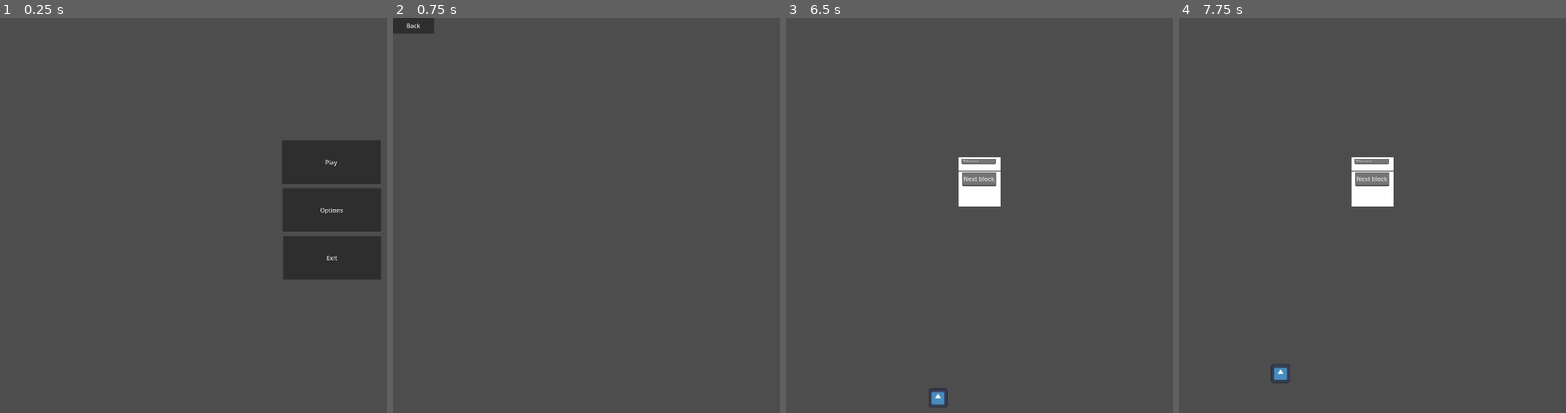
Above: before the commit, frames 1-4 (left to right).
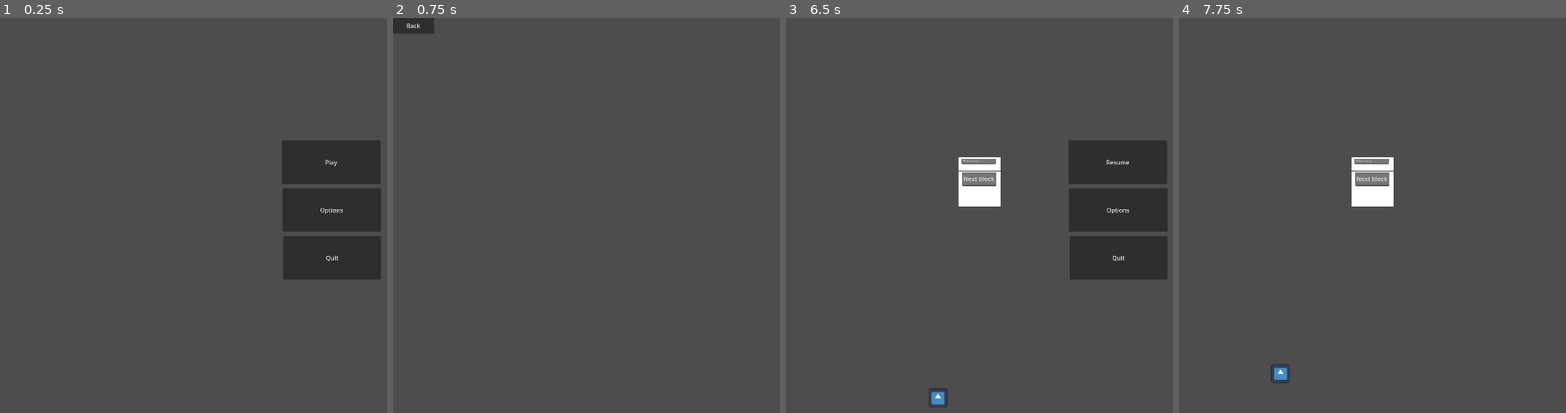
Above: after the commit, the same moments.

Repository: Paradox694/Aerial-Survivor
Game: Godot game, scene res://MainMenu/MainMenu.tscn
The game is run twice, just before and just after one commit, with the same random seed, the same clock (stepped at 60 frames per second) and the same inputs. Before the commit the project starts from res://main_menu.tscn. The engine's default icon, where the game draws it, is replaced by a stand-in: a white triangle on a blue panel in a dark square.
Inputs (mouse positions are in pixels of both pictures, inside the frame that each line leads up to):
- Up to frame 1 (0.25 s): no input
- Up to frame 2 (0.75 s): click "Options" at 0.5 s
- Up to frame 3 (6.5 s): click "Back" at 1.25 s; click "Play" at 2 s; tap Enter at 2.75 s; hold Right (move_right) 2.78-4.28 s; tap Up (jump) at 3.02, 3.77, 5.27, 6.02 s; tap Space at 4.25 s; hold Left (move_left) 4.28-5.03 s; hold Right (move_right) from 5.03 s (still down); tap Escape (pause, bound only after the commit) at 6.4 s
- Up to frame 4 (7.75 s): release Right (move_right) at 6.5 s; click (1511, 164) at 6.5 s, where only the run after the commit has a clickable "Resume"; tap Enter at 7.25 s; hold Left (move_left) from 7.28 s (still down); tap Up (jump) at 7.52 s

The runs differ from the first frame. In frame 1, less than 0.1% of the frame differs, in the area x 84-88%, y 60-62%; in frame 2, nothing differs; in frame 3, 8.3%, in the area x 73-99%, y 30-67%; in frame 4, nothing differs.

Commit message:
Added a pause menu - added script to the main world to be able to open pause Menu - open pause menu with ESC key while in game - added folders for the main menu and pause menu stuff

Diff:
--- a/Main Menu.gd
+++ b/MainMenu/Main Menu.gd
@@ -5,7 +5,7 @@
 
 
 func _on_options_pressed():
-	get_tree().change_scene_to_file("res://OptionsMenu.tscn")
+	get_tree().change_scene_to_file("res://MainMenu/OptionsMainMenu.tscn")
 
 
 func _on_quit_pressed():
--- /dev/null
+++ b/MainMenu/MainMenu.tscn
@@ -0,0 +1,40 @@
+[gd_scene load_steps=2 format=3 uid="uid://nhdd0ejmxc1g"]
+
+[ext_resource type="Script" path="res://MainMenu/Main Menu.gd" id="1_q83xd"]
+
+[node name="Main Menu" type="Control"]
+layout_mode = 3
+anchors_preset = 15
+anchor_right = 1.0
+anchor_bottom = 1.0
+grow_horizontal = 2
+grow_vertical = 2
+script = ExtResource("1_q83xd")
+
+[node name="Play" type="Button" parent="."]
+layout_mode = 2
+offset_left = 755.0
+offset_top = 328.0
+offset_right = 1019.0
+offset_bottom = 445.0
+text = "Play"
+
+[node name="Options" type="Button" parent="."]
+layout_mode = 2
+offset_left = 756.0
+offset_top = 456.0
+offset_right = 1020.0
+offset_bottom = 573.0
+text = "Options"
+
+[node name="Quit" type="Button" parent="."]
+layout_mode = 2
+offset_left = 758.0
+offset_top = 585.0
+offset_right = 1020.0
+offset_bottom = 701.0
+text = "Quit"
+
+[connection signal="pressed" from="Play" to="." method="_on_play_pressed"]
+[connection signal="pressed" from="Options" to="." method="_on_options_pressed"]
+[connection signal="pressed" from="Quit" to="." method="_on_quit_pressed"]
--- /dev/null
+++ b/MainMenu/OptionsMainMenu.gd
@@ -0,0 +1,4 @@
+extends Control
+
+func _on_back_pressed():
+	get_tree().change_scene_to_file("res://MainMenu/MainMenu.tscn")
--- /dev/null
+++ b/MainMenu/OptionsMainMenu.tscn
@@ -0,0 +1,20 @@
+[gd_scene load_steps=2 format=3 uid="uid://dyw0iioc1kp7g"]
+
+[ext_resource type="Script" path="res://MainMenu/OptionsMainMenu.gd" id="1_cfffd"]
+
+[node name="Options(for MainMenu)" type="Control"]
+layout_mode = 3
+anchors_preset = 15
+anchor_right = 1.0
+anchor_bottom = 1.0
+grow_horizontal = 2
+grow_vertical = 2
+script = ExtResource("1_cfffd")
+
+[node name="Back" type="Button" parent="."]
+layout_mode = 2
+offset_right = 110.0
+offset_bottom = 42.0
+text = "Back"
+
+[connection signal="pressed" from="Back" to="." method="_on_back_pressed"]
--- a/OptionsMenu.gd
+++ /dev/null
@@ -1,4 +0,0 @@
-extends Control
-
-func _on_back_pressed():
-	get_tree().change_scene_to_file("res://main_menu.tscn")
--- /dev/null
+++ b/PauseMenu/OptionsPauseMenu.gd
@@ -0,0 +1,4 @@
+extends Control
+
+func _on_back_pressed():
+	get_tree().change_scene_to_file("res://world.tscn")
--- a/OptionsMenu.tscn
+++ b/PauseMenu/OptionsPauseMenu.tscn
@@ -1,15 +1,15 @@
-[gd_scene load_steps=2 format=3 uid="uid://dyw0iioc1kp7g"]
+[gd_scene load_steps=2 format=3 uid="uid://b0d0tw7rgko84"]
 
-[ext_resource type="Script" path="res://OptionsMenu.gd" id="1_q6l48"]
+[ext_resource type="Script" path="res://PauseMenu/OptionsPauseMenu.gd" id="1_dk3m3"]
 
-[node name="OptionsMenu" type="Control"]
+[node name="Options(for PauseMenu)" type="Control"]
 layout_mode = 3
 anchors_preset = 15
 anchor_right = 1.0
 anchor_bottom = 1.0
 grow_horizontal = 2
 grow_vertical = 2
-script = ExtResource("1_q6l48")
+script = ExtResource("1_dk3m3")
 
 [node name="Back" type="Button" parent="."]
 layout_mode = 2
--- /dev/null
+++ b/PauseMenu/PauseMenu.gd
@@ -0,0 +1,14 @@
+extends Control
+
+@onready var main = $"../"
+
+func _on_resume_pressed():
+		main.pauseMenu()
+
+
+func _on_options_pressed():
+	get_tree().change_scene_to_file("res://PauseMenu/OptionsPauseMenu.tscn")
+
+
+func _on_quit_pressed():
+	get_tree().quit()
--- a/main_menu.tscn
+++ b/PauseMenu/PauseMenu.tscn
@@ -1,23 +1,23 @@
-[gd_scene load_steps=2 format=3 uid="uid://nhdd0ejmxc1g"]
+[gd_scene load_steps=2 format=3 uid="uid://dtpuae4q8vxt"]
 
-[ext_resource type="Script" path="res://Main Menu.gd" id="1_5v7l1"]
+[ext_resource type="Script" path="res://PauseMenu/PauseMenu.gd" id="1_6h5ov"]
 
-[node name="Main Menu" type="Control"]
+[node name="PauseMenu" type="Control"]
 layout_mode = 3
 anchors_preset = 15
 anchor_right = 1.0
 anchor_bottom = 1.0
 grow_horizontal = 2
 grow_vertical = 2
-script = ExtResource("1_5v7l1")
+script = ExtResource("1_6h5ov")
 
-[node name="Play" type="Button" parent="."]
+[node name="Resume" type="Button" parent="."]
 layout_mode = 2
 offset_left = 755.0
 offset_top = 328.0
 offset_right = 1019.0
 offset_bottom = 445.0
-text = "Play"
+text = "Resume"
 
 [node name="Options" type="Button" parent="."]
 layout_mode = 2
@@ -33,8 +33,9 @@
 offset_top = 585.0
 offset_right = 1020.0
 offset_bottom = 701.0
-text = "Exit"
+text = "Quit"
 
-[connection signal="pressed" from="Play" to="." method="_on_play_pressed"]
+[connection signal="pressed" from="Resume" to="." method="_on_play_pressed"]
+[connection signal="pressed" from="Resume" to="." method="_on_resume_pressed"]
 [connection signal="pressed" from="Options" to="." method="_on_options_pressed"]
 [connection signal="pressed" from="Quit" to="." method="_on_quit_pressed"]
--- a/Player.gd
+++ b/Player.gd
@@ -6,6 +6,7 @@
 
 # Get default gravity from project settings
 var gravity = ProjectSettings.get_setting("physics/2d/default_gravity")
+
 
 func _physics_process(delta):
 	#add gravity
--- a/project.godot
+++ b/project.godot
@@ -11,7 +11,7 @@
 [application]
 
 config/name="Aerial Survivor"
-run/main_scene="res://main_menu.tscn"
+run/main_scene="res://MainMenu/MainMenu.tscn"
 config/features=PackedStringArray("4.2", "Forward Plus")
 config/icon="res://icon.svg"
 
@@ -41,3 +41,8 @@
 "events": [Object(InputEventKey,"resource_local_to_scene":false,"resource_name":"","device":-1,"window_id":0,"alt_press …(182 unchanged characters)…
 ]
 }
+pause={
+"deadzone": 0.5,
+"events": [Object(InputEventKey,"resource_local_to_scene":false,"resource_name":"","device":-1,"window_id":0,"alt_pressed":false,"shift_pressed":false,"ctrl_pressed":false,"meta_pressed":false,"pressed":false,"keycode":0,"physical_keycode":4194305,"key_label":0,"unicode":0,"echo":false,"script":null)
+]
+}
--- /dev/null
+++ b/world.gd
@@ -0,0 +1,20 @@
+extends Node2D
+
+#pause menu
+@onready var pause_menu = $PauseMenu
+var paused = false
+
+#open pause menu
+func _process(delta):
+	if Input.is_action_just_pressed("pause"):
+		pauseMenu()
+
+func pauseMenu():
+	if paused:
+		pause_menu.hide()
+		Engine.time_scale = 1
+	else:
+		pause_menu.show()
+		Engine.time_scale = 0
+
+	paused = !paused
--- a/world.tscn
+++ b/world.tscn
@@ -1,7 +1,9 @@
-[gd_scene load_steps=7 format=3 uid="uid://d162hbjjes5bq"]
+[gd_scene load_steps=9 format=3 uid="uid://d162hbjjes5bq"]
 
+[ext_resource type="Script" path="res://world.gd" id="1_c7pox"]
 [ext_resource type="Script" path="res://Player.gd" id="1_yo3gj"]
 [ext_resource type="Texture2D" uid="uid://cl133ph8cq6tn" path="res://icon.svg" id="2_xh6lj"]
+[ext_resource type="PackedScene" uid="uid://dtpuae4q8vxt" path="res://PauseMenu/PauseMenu.tscn" id="3_l0r8x"]
 
 [sub_resource type="CapsuleShape2D" id="CapsuleShape2D_4q66i"]
 radius = 12.0
@@ -18,6 +20,14 @@
 
 [node name="World" type="Node2D"]
 position = Vector2(68, 422)
+script = ExtResource("1_c7pox")
+
+[node name="PauseMenu" parent="." instance=ExtResource("3_l0r8x")]
+visible = false
+offset_left = -67.0
+offset_top = -422.0
+offset_right = -67.0
+offset_bottom = -422.0
 
 [node name="Player" type="CharacterBody2D" parent="."]
 position = Vector2(121, 584)
